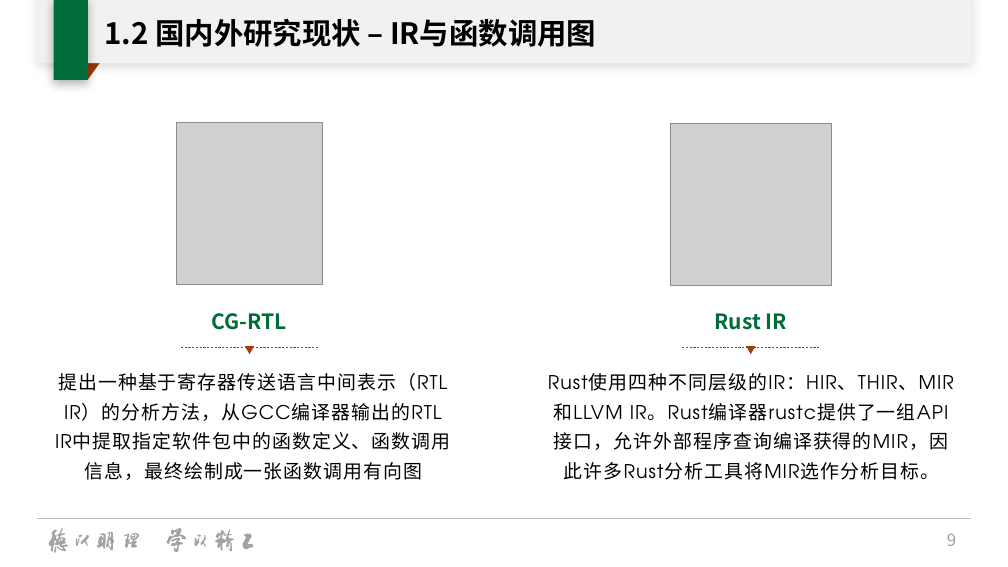
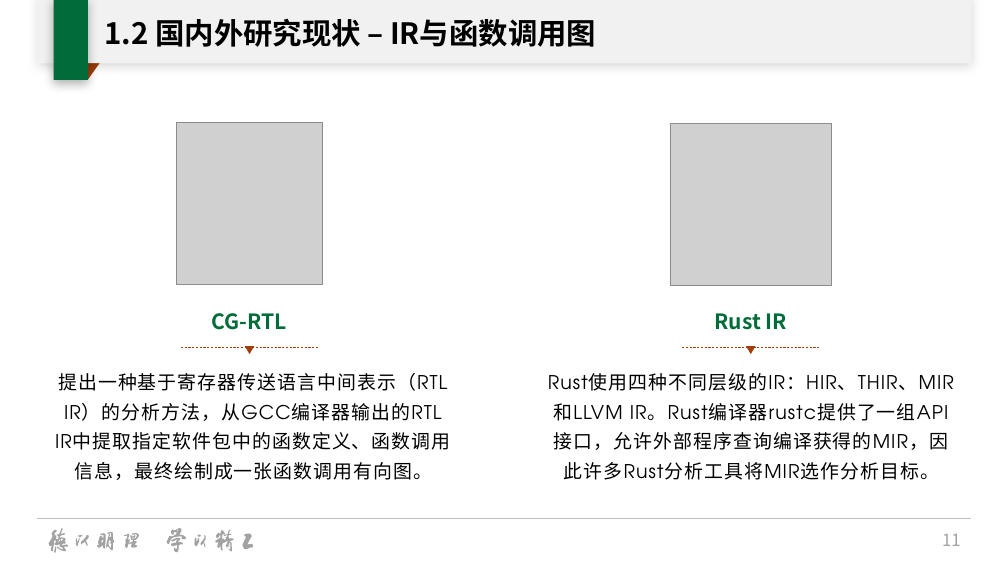
Before and after one commit to oscourse-tsinghua/openingreport-fze2023, a slide deck: slide 11 of slide.pptx (slide 9 before the commit). Drawn at 1008x567 pixels with LibreOffice and Linux fonts; fonts in the diff are those of the drawing; grey boxes stand for pictures; background and template pictures are left out. Boxes give left, top, right and bottom in pixels: in the first picture for what was removed or moved away, otherwise in the second. Text is boxed around its words. In the diff, an @@ line names an element or a change of style, - is before the commit and + after.

```diff
--- a/slide.pptx
+++ b/slide.pptx
@@ text at [55,373,451,480]: text changed @@
-提出一种基于寄存器传送语言中间表示（RTL IR）的分析方法，从GCC编译器输出的RTL IR中提取指定软件包中的函数定义、函数调用信息，最终绘制成一张函数调用有向图
+提出一种基于寄存器传送语言中间表示（RTL IR）的分析方法，从GCC编译器输出的RTL IR中提取指定软件包中的函数定义、函数调用信息，最终绘制成一张函数调用有向图。
@@ page number at [942,534,961,546]: text changed @@
-9
+11
```
Also in this commit, not shown: 1 other slide changed, 7 slides added, 1 other file.
